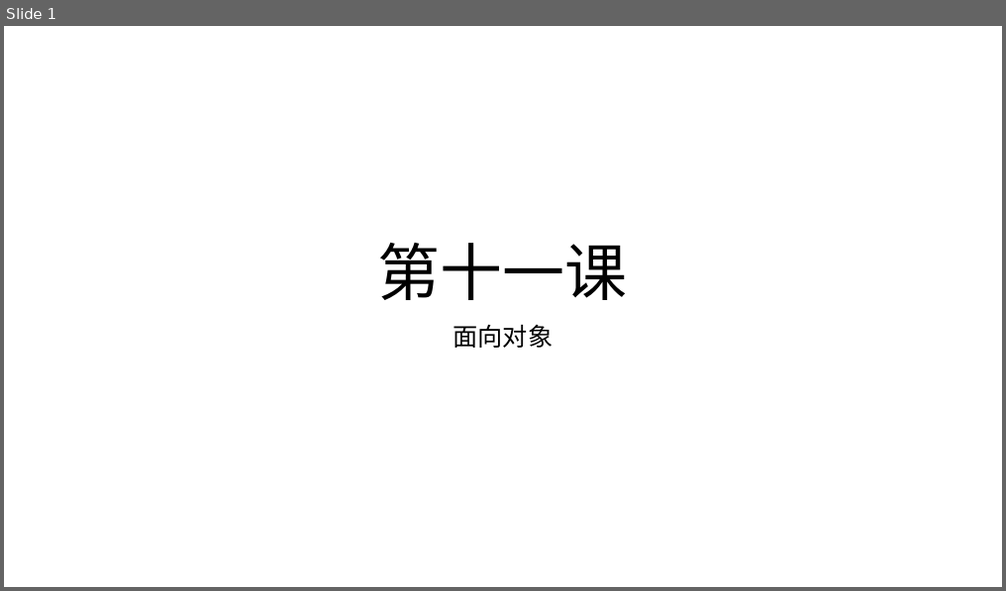
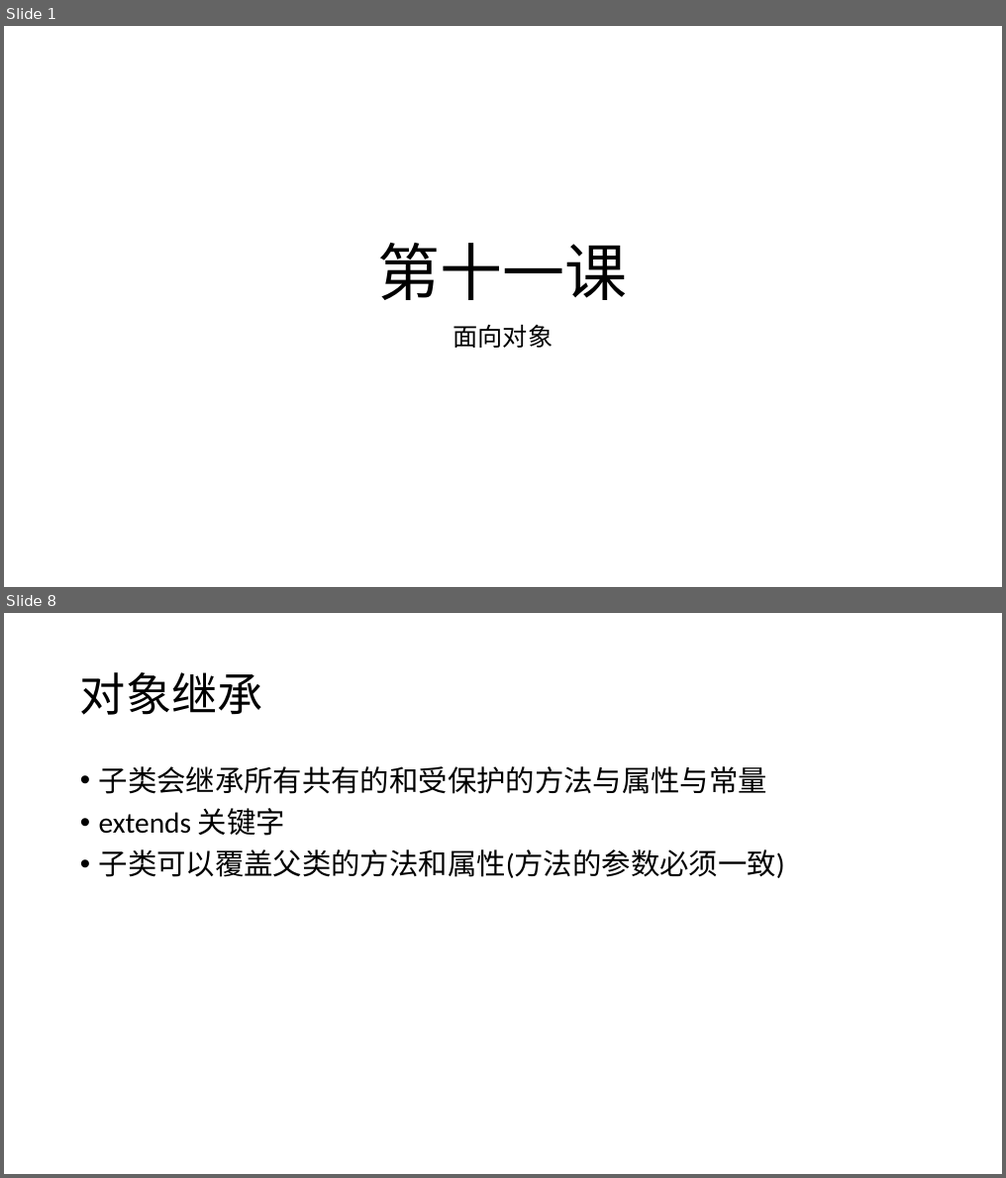
Before and after one commit to zhan3333/php-example, a slide deck: doc/ppt/第十一课-php面向对象.pptx. Shown one above the other, each under a label of ours: slide 1 before the commit, slides 1 and 8 after it; the slides between them are not shown. The pictures are 1006x591 and 1006x1178 pixels, drawn with LibreOffice and Linux fonts; fonts in the diff are those of the drawing. Boxes give left, top, right and bottom in pixels: in the first picture for what was removed or moved away, otherwise in the second. Text is boxed around its words. In the diff, an @@ line names an element or a change of style, - is before the commit and + after.

```diff
--- a/doc/ppt/第十一课-php面向对象.pptx
+++ b/doc/ppt/第十一课-php面向对象.pptx
@@ slide 8 added at [4,613,1002,1174], background #FFFFFF @@
@@ title added at [80,672,263,715], 44 pt, text #000000 @@
+对象继承
@@ text added at [99,766,785,878], 28 pt, text #000000 @@
+• 子类会继承所有共有的和受保护的方法与属性与常量
+• extends 关键字
+• 子类可以覆盖父类的方法和属性(方法的参数必须一致)
```
Also in this commit, not shown: 8 other slides added, 8 other files.
